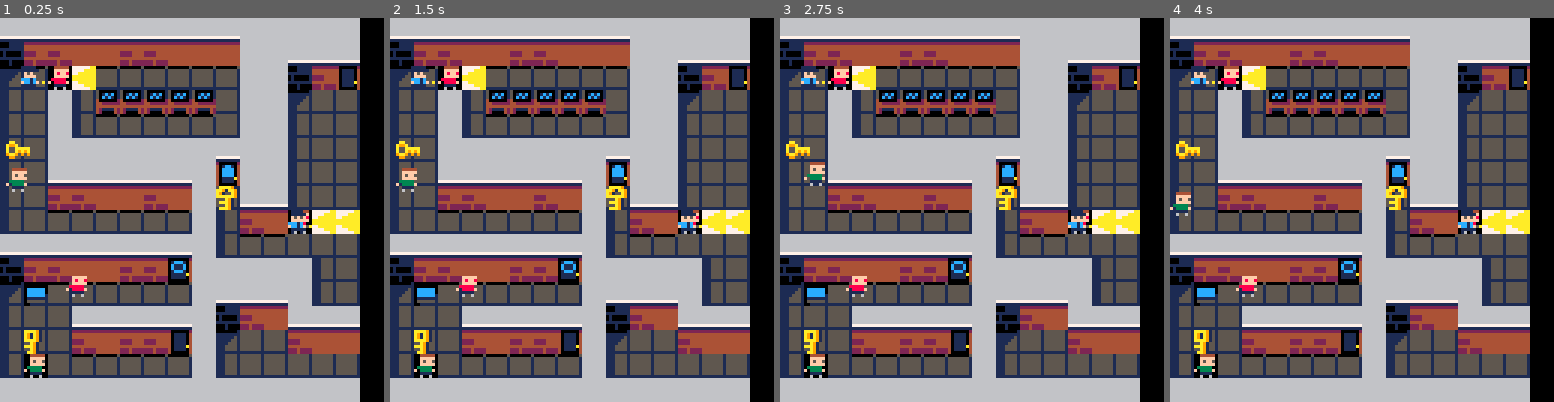
Above: before the commit, frames 1-4 (left to right).
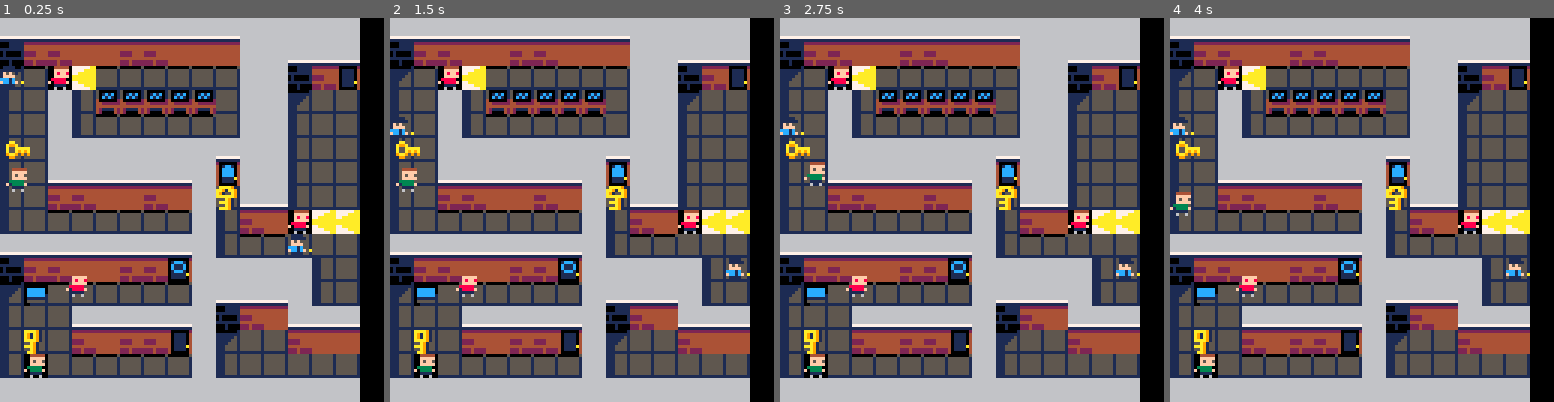
Above: after the commit, the same moments.

Repository: HuskyGameDev/2020f-team7
Game: PICO-8 cartridge shoebox.p8
The game is run twice, just before and just after one commit, with the same random seed, the same clock (stepped at 60 frames per second) and the same inputs.
Inputs:
- Up to frame 1 (0.25 s): no input
- Up to frame 2 (1.5 s): tap X (X key) at 0.33, 1.07 s; tap O (Z key) at 0.7 s
- Up to frame 3 (2.75 s): hold Right 1.6-2.1 s; tap O (Z key) at 1.7, 2.1, 2.5 s; tap X (X key) at 1.85 s; hold Up 2.15-2.42 s; hold Right from 2.47 s (still down)
- Up to frame 4 (4 s): tap O (Z key) at 2.9, 3.3, 3.7 s; tap X (X key) at 2.97 s; release Right at 3.03 s; hold Left 3.08-3.58 s; hold Down 3.63-3.97 s

The runs differ from the first frame. In frame 1, 0.7% of the frame differs, in the area x 0-82%, y 12-62%; in frame 2, 0.7%, in the area x 0-94%, y 12-68%; in frame 3, 0.7%; in frame 4, 0.7%.

Commit message:
Updated guard movement
Has partial functionality, still working out issues.

Diff:
--- a/shoebox.p8
+++ b/shoebox.p8
@@ -93,14 +93,14 @@
  newpos(16,16,8,8),
  newsprite(17),
  newmovement(true, false, false, false, 1),
- newMOBcontrol({"left"})
+ newMOBcontrol({"left", "left", "left"})
 )
 
 guard2 = newentity(
  newpos(104,64,8,8),
  newsprite(17),
- nil,
- nil
+ newmovement(false, false, false, true, 1),
+ newMOBcontrol({"left"})
 )
 end
 
@@ -159,60 +159,57 @@
 end
 
 function copcontrol(dir, ent)
- --Going Left, direction change
- if ent.left then
-  if not canmove(ent, ent.pos.x-ent.movement.spd, ent.pos.y) then
-   if ent.control.path[ent.control.pathindx] == "right" then
-    ent.control.left = false
-    ent.control.up = true
-   elseif ent.control.path[ent.control.pathindx] == "left" then
-	ent.control.left = false
-    ent.control.down = true
-   end
-  end
- end
-
- --Going Right, direction change
- if ent.right then
-  if not canmove(ent, ent.pos.x+ent.movement.spd, ent.pos.y) then
-   if ent.control.path[ent.control.pathindx] == "right" then
-    ent.control.right = false
-    ent.control.down = true
-   elseif ent.control.path[ent.control.pathindx] == "left" then
-	ent.control.right = false
-    ent.control.up = true
-   end
-  end
- end
-
- --Going Up, direction change
- if ent.up then
-  if not canmove(ent, ent.pos.x, ent.pos.x-ent.movement.spd) then
-   if ent.control.path[ent.control.pathindx] == "right" then
-    ent.control.up = false
-    ent.control.right = true
-   elseif ent.control.path[ent.control.pathindx] == "left" then
-	ent.control.up = false
-    ent.control.left = true
-   end
-  end
+ --direction change to the left
+ if dir == 0 then
+  if (ent.movement.up and not canmove(ent, ent.pos.x, ent.pos.y-ent.movement.spd) and ent.control.path[ent.control.pathindx] == "left") then
+   ent.control.pathindx = ((ent.control.pathindx + 1) % count(ent.control.path)) + 1
+   return true
+  end
+  if (ent.movement.down and not canmove(ent, ent.pos.x, ent.pos.y+ent.movement.spd) and ent.control.path[ent.control.pathindx] == "right") then
+   ent.control.pathindx = ((ent.control.pathindx + 1) % count(ent.control.path)) + 1
+   return true
+  end
+  return ent.movement.left
+ end
+
+ --direction change to the right
+ if dir == 1 then
+  if (ent.movement.up and not canmove(ent, ent.pos.x, ent.pos.y-ent.movement.spd) and ent.control.path[ent.control.pathindx] == "right") then
+   ent.control.pathindx = ((ent.control.pathindx + 1) % count(ent.control.path)) + 1
+   return true
+  end
+  if (ent.movement.down and not canmove(ent, ent.pos.x, ent.pos.y+ent.movement.spd) and ent.control.path[ent.control.pathindx] == "left") then
+   ent.control.pathindx = ((ent.control.pathindx + 1) % count(ent.control.path)) + 1
+   return true
+  end
+  return ent.movement.right
+ end
+
+ --direction change to up
+ if dir == 2 then
+  if (ent.movement.left and not canmove(ent, ent.pos.x-ent.movement.spd, ent.pos.y) and ent.control.path[ent.control.pathindx] == "right") then
+   ent.control.pathindx = ((ent.control.pathindx + 1) % count(ent.control.path)) + 1
+   return true
+  end
+  if (ent.movement.down and not canmove(ent, ent.pos.x+ent.movement.spd, ent.pos.y) and ent.control.path[ent.control.pathindx] == "left") then
+   ent.control.pathindx = ((ent.control.pathindx + 1) % count(ent.control.path)) + 1
+   return true
+  end
+  return ent.movement.up
  end
 
  --Going Down, direction change
- if ent.down then
-  if not canmove(ent, ent.pos.x, ent.pos.y+ent.movement.spd) then
-   if ent.control.path[ent.control.pathindx] == "right" then
-    ent.control.down = false
-    ent.control.left = true
-   elseif ent.control.path[ent.control.pathindx] == "left" then
-	ent.control.down = false
-    ent.control.right = true
-   end
-  end
- end
-
- --Iterate the directions array
- ent.control.pathindx = ((ent.control.pathindx + 1) % count(ent.control.path)) + 1
+ if dir == 3 then
+  if (ent.movement.left and not canmove(ent, ent.pos.x-ent.movement.spd, ent.pos.y) and ent.control.path[ent.control.pathindx] == "left") then
+   ent.control.pathindx = ((ent.control.pathindx + 1) % count(ent.control.path)) + 1
+   return true
+  end
+  if (ent.movement.down and not canmove(ent, ent.pos.x+ent.movement.spd, ent.pos.y) and ent.control.path[ent.control.pathindx] == "right") then
+   ent.control.pathindx = ((ent.control.pathindx + 1) % count(ent.control.path)) + 1
+   return true
+  end
+  return ent.movement.down
+ end
 end
 
 function newPcontrol(pnum)
